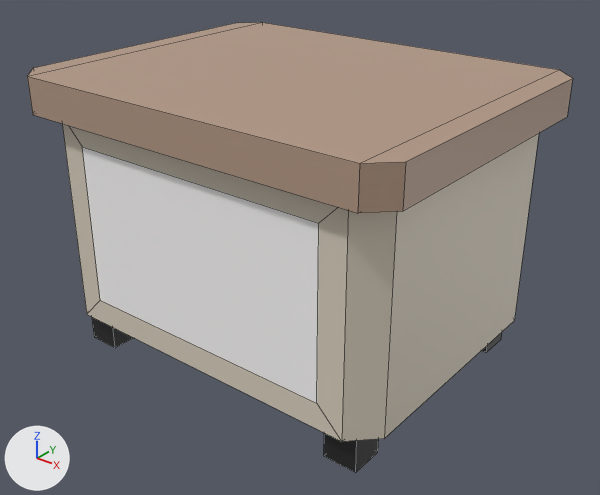
A saved change to the FBX model Assets/ArtRes/Map/Office/scene_coffeeTable.fbx.
Rendered twice from a 50 mm lens placed at (1.329, -1.649, 1.326), pointed at (0.03, -0.025, 0.319). The lights are fixed; the arrows at lower left show +X, +Y and +Z. Mesh edges are drawn as thin lines. Where no turn or scale is listed for an object, it has been applied to the vertices.

The first picture shows 'coffeeTable'.
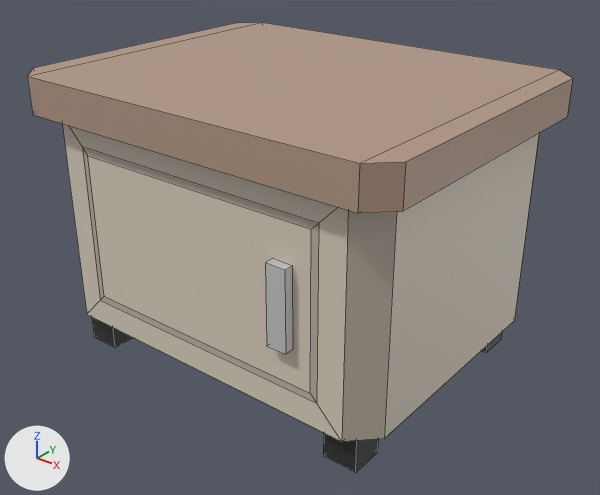
Where the newer file only moved an object's origin or applied its transform, the numbers keep the older frame.

The change in detail:
Material 'wood3' (mat_wood3) is new.
Its base color is (0.514, 0.464, 0.383) (grey #beb5a6).
Material 'iron1' (mat_iron1) is new.
Its base color is (0.567, 0.567, 0.567) (light grey #c6c6c6).
me_平面_011 is used by ob_coffeetable; location (0.0, 0.0, 0.6).
Verts and faces of me_平面_011; kept vertices keep their numbers, new ones are numbered from 68.
Before the commit, vertices of me_平面_011: 26 (-0.383, -0.405, -0.427) at pixel (100, 300), 29 (0.383, -0.405, -0.427) at pixel (316, 403), 66 (-0.383, -0.405, 0.025) at pixel (82, 146), 67 (0.383, -0.405, 0.025) at pixel (318, 223).
me_平面_011 had 68 vertices, 49 faces and spanned x -0.573..0.573, y -0.452..0.452, z -0.6..0.197.
me_平面_011 now has 80 vertices, 59 faces and spans x -0.573..0.573, y -0.452..0.452, z -0.6..0.197.
me_平面_011 part 1: a new loose piece, a box spanning x 0.258..0.314, y -0.432..-0.405, z -0.309..-0.095, in mat_iron1 (light grey #c6c6c6).
Part 2, on me_平面_011:
Faces deleted: (26, 29, 67, 66).
New vertex 68 is at (-0.364, -0.405, -0.407), pixel (104, 296).
New vertex 69 is at (0.364, -0.405, -0.407), pixel (310, 393).
New vertex 70 is at (-0.364, -0.405, 0.005), pixel (87, 155).
New vertex 71 is at (0.364, -0.405, 0.005), pixel (311, 229).
New faces: (68, 69, 71, 70) (mat_wood2 (light grey #dbd1c0)).
New faces: (66, 70, 71, 67), (26, 68, 70, 66), (29, 67, 71, 69), (26, 29, 69, 68) (mat_wood3 (grey #beb5a6)).
me_平面_011 part 3: 4 faces spanning x -0.526..0.526, y -0.405..0.405, z -0.5..0.097 switch from mat_wood2 (light grey #dbd1c0) to mat_wood3 (grey #beb5a6).
me_平面_011 no longer uses material mat_cloth (white #fffdfd).
me_平面_011 now uses material mat_iron1 (light grey #c6c6c6).

Where the change shows, as pixel boxes [x1, y1, x2, y2] in the pictures (600 x 495 px):
part 1 of me_平面_011, added
    after: [265, 259, 293, 354]
part 2 of me_平面_011, built on
    both: [82, 147, 319, 403]
part 3 of me_平面_011, recoloured
    both: [342, 211, 397, 441]
